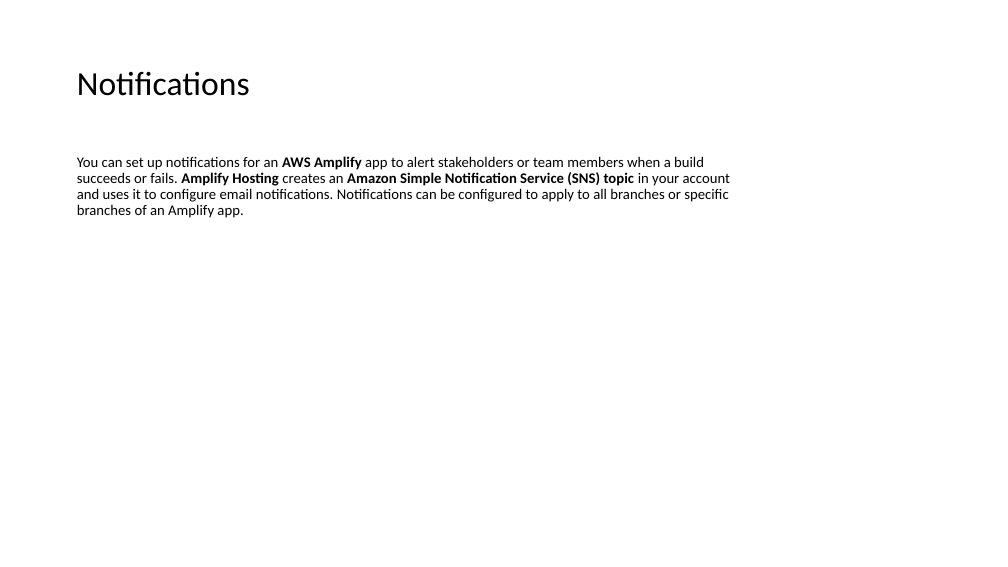
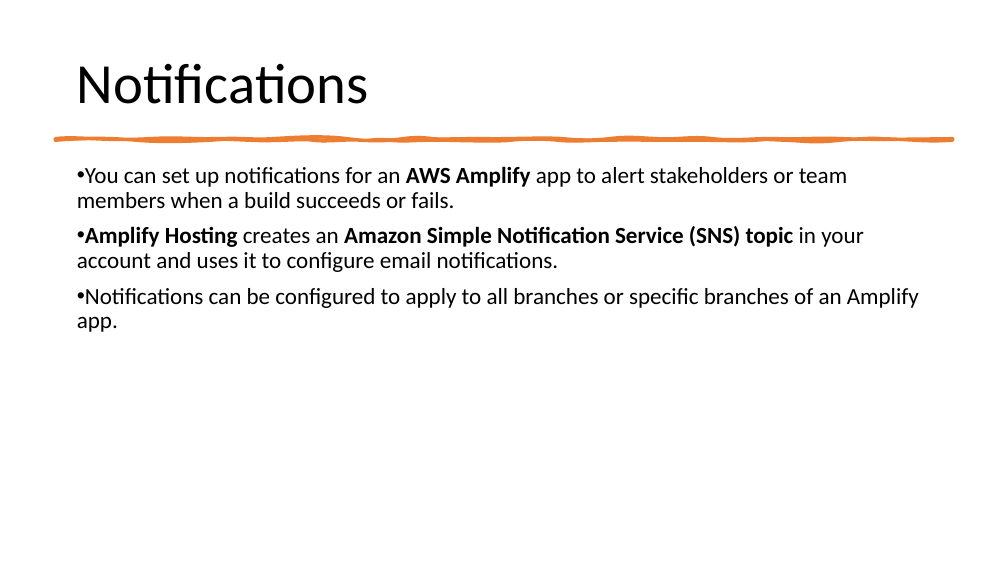
Before and after one commit to IlyaChakun/aws-iba-courses, a slide deck: slide 8 of lecture-materials/DeveloperTools/amplify/aws_amplify.pptx. Drawn at 1008x567 pixels with LibreOffice and Linux fonts; fonts in the diff are those of the drawing. Boxes give left, top, right and bottom in pixels: in the first picture for what was removed or moved away, otherwise in the second. Text is boxed around its words. In the diff, an @@ line names an element or a change of style, - is before the commit and + after.

```diff
--- a/lecture-materials/DeveloperTools/amplify/aws_amplify.pptx
+++ b/lecture-materials/DeveloperTools/amplify/aws_amplify.pptx
@@ title "Notifications" at <box>77,63,369,104</box>: size 32 to 54 pt @@
@@ freeform shape added at <box>55,138,953,140</box>, fill #ED7D31, outline #ED7D31 3.25 pt @@
@@ text at <box>77,166,919,332</box>: text changed; size 14 to 22 pt @@
-You can set up notifications for an AWS Amplify app to alert stakeholders or team members when a build succeeds or fails. Amplify Hosting creates an Amazon Simple Notification Service (SNS) topic in your account and uses it to configure email notifications. Notifications can be configured to apply to all branches or specific branches of an Amplify app.
+• You can set up notifications for an AWS Amplify app to alert stakeholders or team members when a build succeeds or fails.
+• Amplify Hosting creates an Amazon Simple Notification Service (SNS) topic in your account and uses it to configure email notifications.
+• Notifications can be configured to apply to all branches or specific branches of an Amplify app.
```
Also in this commit, not shown: 8 other slides changed, 11 other files.
